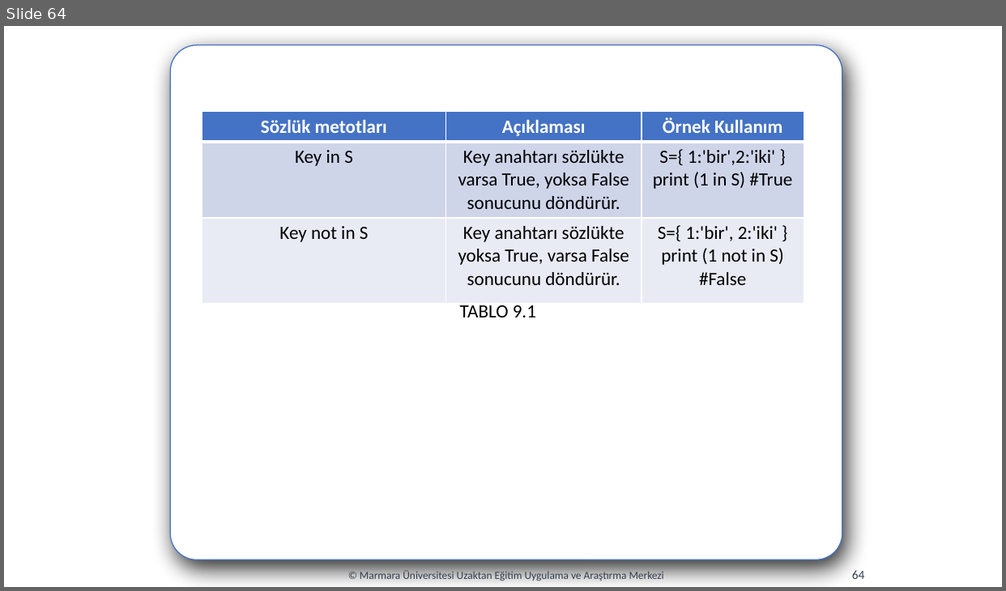
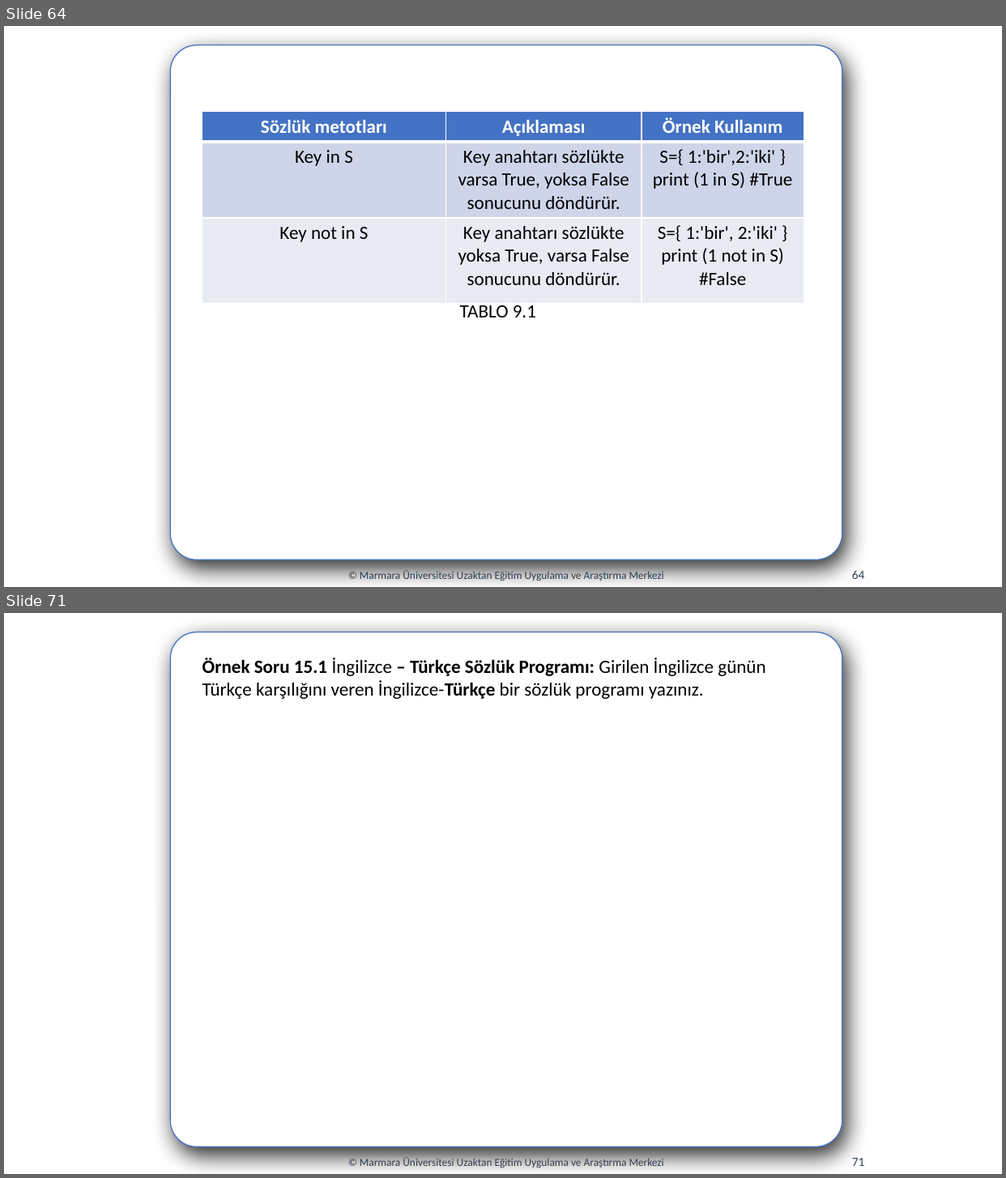
Before and after one commit to codingwithslippers/PythonProject, a slide deck: hafta08/hafta08.pptx. Shown one above the other, each under a label of ours: slide 64 before the commit, slides 64 and 71 after it; the slides between them are not shown. The pictures are 1006x591 and 1006x1178 pixels, drawn with LibreOffice and Linux fonts; fonts in the diff are those of the drawing. Boxes give left, top, right and bottom in pixels: in the first picture for what was removed or moved away, otherwise in the second. Text is boxed around its words. In the diff, an @@ line names an element or a change of style, - is before the commit and + after.

```diff
--- a/hafta08/hafta08.pptx
+++ b/hafta08/hafta08.pptx
@@ slide 71 added at bbox=[4, 613, 1002, 1174], background #FFFFFF @@
@@ rounded rectangle added at bbox=[170, 632, 842, 1148], fill #FFFFFF, outline #4472C4 1 pt @@
@@ text added at bbox=[202, 658, 765, 699], 18 pt, text #000000 @@
+Örnek Soru 15.1 İngilizce – Türkçe Sözlük Programı: Girilen İngilizce günün Türkçe karşılığını veren İngilizce-Türkçe bir sözlük programı yazınız.
@@ text added at bbox=[360, 1157, 664, 1169], 10.5 pt, text #333F50 @@
+© Marmara Üniversitesi Uzaktan Eğitim Uygulama ve Araştırma Merkezi
@@ page number added at bbox=[852, 1158, 865, 1166], 12 pt, text #333F50 @@
+71
```
Also in this commit, not shown: 13 other slides added, 16 other files.
